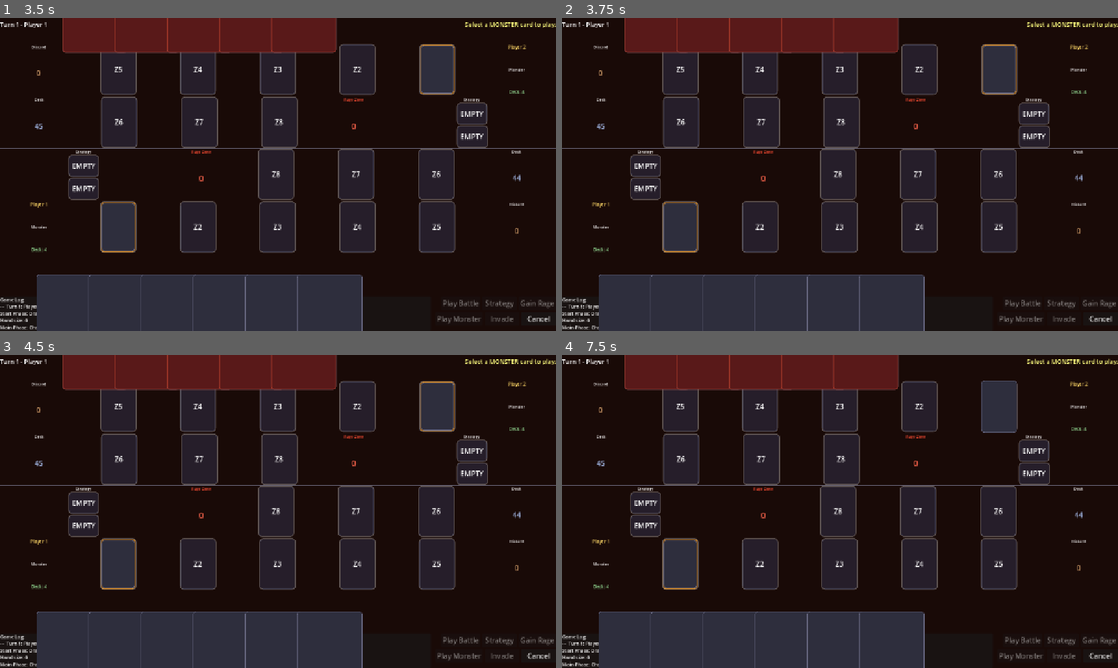
Above: before the commit, frames 1-4 (two rows, left to right).
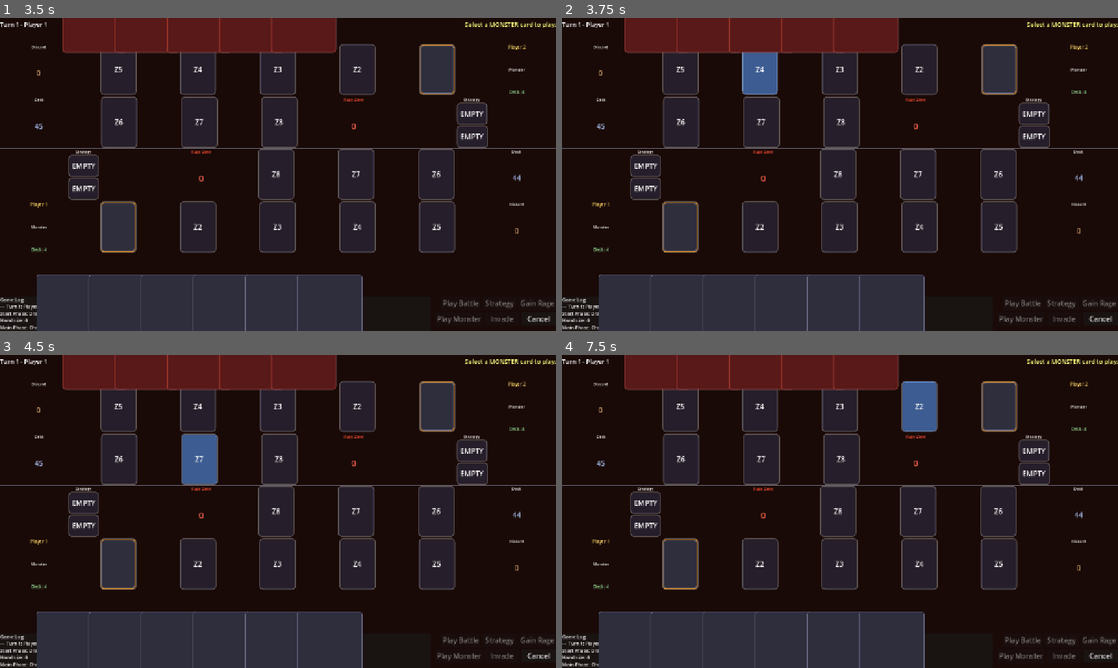
Above: after the commit, the same moments.

Repository: hunterdurbin/godzilla-sim
Game: Godot game, scene res://scenes/ui/MainMenu.tscn
Same seed, same stepped clock (60 frames per second), same inputs: the game is played once before the commit and once after it.
Inputs (mouse positions are in pixels of both pictures, inside the frame that each line leads up to):
- Up to frame 1 (3.5 s): click "Solo v Self" at 0.5 s; click "Play Monster" at 1.25 s; click "Cancel" at 2 s; click "Play Monster" at 2.75 s
- Up to frame 2 (3.75 s): tap Enter (ui_accept) at 3.5 s; drag from (678, 68) to (895, 105) at 3.52 s
- Up to frame 3 (4.5 s): tap Enter (ui_accept) at 4.25 s; drag from (200, 405) to (250, 574) at 4.27 s
- Up to frame 4 (7.5 s): tap Enter (ui_accept) every 0.75 s from 5 to 7.25 s; move the mouse to (840, 405) at 5.02 s; hold D 5.03-5.75 s; tap 3 at 5.1 s; click (840, 405) at 5.17 s; drag from (917, 405) to (673, 464) at 5.77 s; drag from (1001, 405) to (867, 511) at 6.52 s; drag from (1001, 405) to (756, 433) at 7.27 s

Frame 1 is identical in both runs. In frame 2, 0.9% of the frame differs, in the area x 32-39%, y 10-25%; in frame 3, 1.0%; in frame 4, 1.2%, in the area x 61-82%, y 8-25%.

Commit message:
Fix slot highlighting

Diff:
--- a/scenes/slots/slot.gd
+++ b/scenes/slots/slot.gd
@@ -43,6 +43,11 @@
 	mouse_entered.connect(_on_mouse_entered)
 	mouse_exited.connect(_on_mouse_exited)
 	gui_input.connect(_on_gui_input)
+	# Ensure slot children don't block mouse events from reaching this Control
+	if has_node("Background"):
+		$Background.mouse_filter = Control.MOUSE_FILTER_IGNORE
+	if has_node("Label"):
+		$Label.mouse_filter = Control.MOUSE_FILTER_IGNORE
 
 
 func _notification(what: int) -> void:
@@ -104,8 +109,8 @@
 	_fit_card_in_slot(card, animate)
 
 	card.z_index = 0
-	# Let clicks pass through the card to reach the slot's gui_input
-	card.mouse_filter = Control.MOUSE_FILTER_PASS
+	# Make card and all children transparent to mouse so slot handles all input
+	_set_mouse_filter_recursive(card, Control.MOUSE_FILTER_IGNORE)
 
 	if card.has_signal("drag_started"):
 		card.drag_started.connect(_on_card_drag_started)
@@ -171,6 +176,7 @@
 	if destroy:
 		card.queue_free()
 	else:
+		_set_mouse_filter_recursive(card, Control.MOUSE_FILTER_STOP)
 		remove_child(card)
 
 	_update_visual_state()
@@ -298,3 +304,10 @@
 			slot_clicked.emit(zone_number, player_id)
 		elif event.button_index == MOUSE_BUTTON_RIGHT:
 			slot_right_clicked.emit(zone_number, player_id)
+
+
+func _set_mouse_filter_recursive(node: Control, filter: MouseFilter) -> void:
+	node.mouse_filter = filter
+	for child in node.get_children():
+		if child is Control:
+			_set_mouse_filter_recursive(child, filter)
